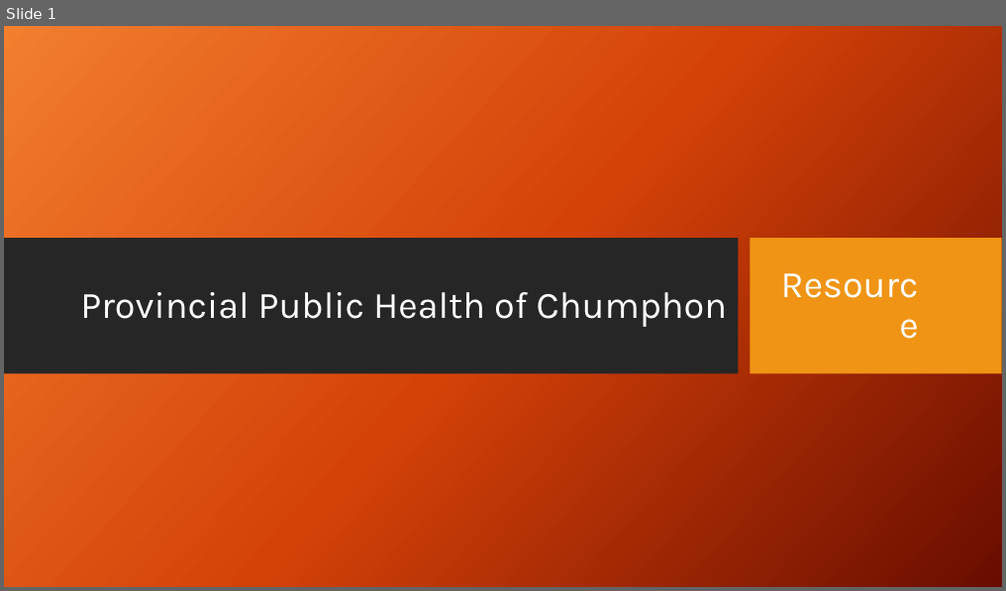
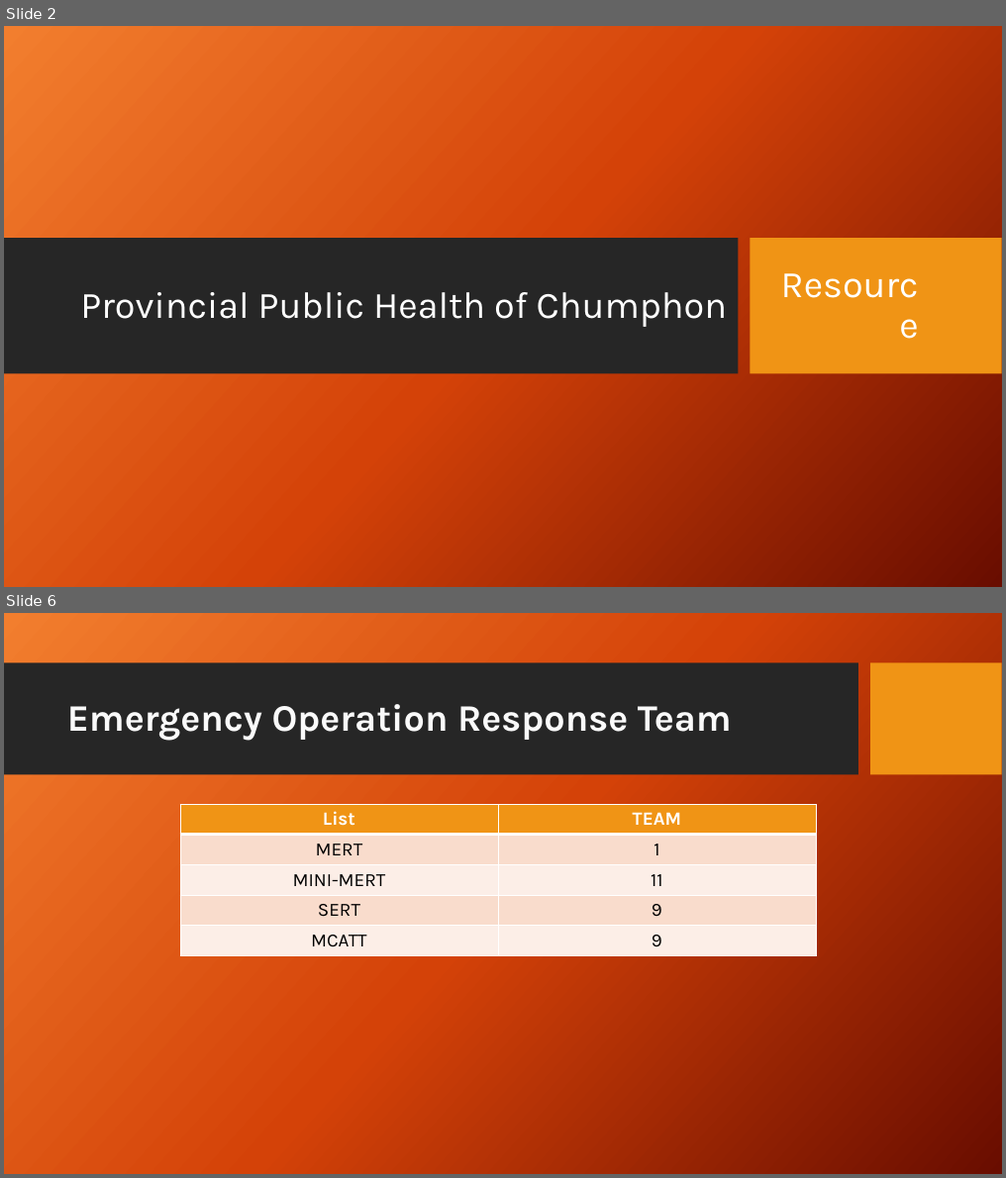
Before and after one commit to joblackpoc/Jobs_SSJ, a slide deck: gishealth_Eng.pptx. Shown one above the other, each under a label of ours: slide 1 before the commit, slides 2 and 6 after it; the slides between them are not shown. The pictures are 1006x591 and 1006x1178 pixels, drawn with LibreOffice and Linux fonts; fonts in the diff are those of the drawing; background and template pictures are left out. Boxes give left, top, right and bottom in pixels: in the first picture for what was removed or moved away, otherwise in the second. Text is boxed around its words. In the diff, an @@ line names an element or a change of style, - is before the commit and + after.

```diff
--- a/gishealth_Eng.pptx
+++ b/gishealth_Eng.pptx
@@ slide 6 added at bbox=[4, 613, 1002, 1174], background picture (left out) @@
@@ rectangle added at bbox=[4, 663, 858, 775], fill #262626 @@
@@ rectangle added at bbox=[871, 663, 1002, 775], fill #F09415 @@
@@ title added at bbox=[67, 704, 732, 740], 36 pt, text pattern #E7E6E6 on #FAFAFA, bold @@
+Emergency Operation Response Team
@@ table added at bbox=[180, 805, 816, 957], 5 rows, 2 columns @@
+List | TEAM
+MERT | 1
+MINI-MERT | 11
+SERT | 9
+MCATT | 9
@@ what was slide 1 is now slide 2 @@
```
Also in this commit, not shown: 4 slides changed, 3 other slides added, 3 slides removed, 2 other files.
